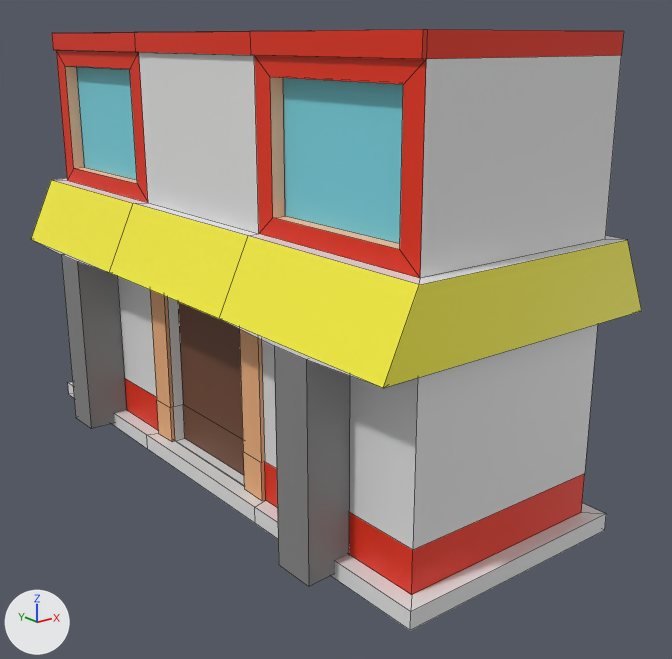
Renders of the FBX model Assets/Models/Buildings/Building20.fbx from each side of a commit.
One viewpoint serves both versions: a 50 mm lens placed at (-4.83, -12.52, 6.98), pointed at (4.58, -0.76, 2.28). The axes (+X, +Y, +Z) are drawn at lower left. The lights are the same throughout. Mesh edges are drawn as thin lines. Where no turn or scale is listed for an object, it has been applied to the vertices.

Names of what the first picture shows: 'Building20'.
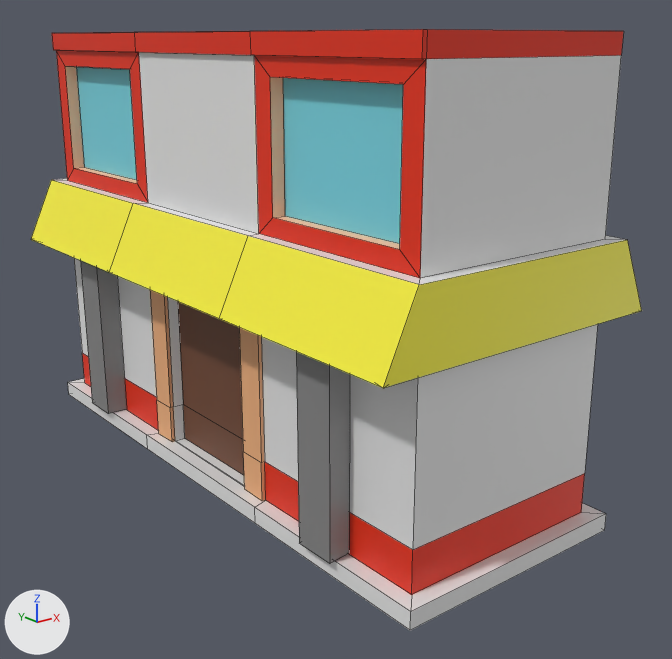
Boxes (x1, y1, x2, y2) around the edits, measured in the pictures (672 x 659 px; the box of a moved part takes in the faces that stretch with it):
```json
{"object": "Building20", "change": "reshaped, shading changed", "before": [31, 29, 642, 630], "after": [31, 29, 642, 630]}
{"part": 1, "of": "me_cube_030", "change": "moved or reshaped", "before": [33, 240, 127, 429], "after": [80, 260, 127, 414]}
{"part": 2, "of": "me_cube_030", "change": "moved or reshaped", "before": [227, 322, 377, 587], "after": [296, 351, 350, 564]}
{"part": 3, "of": "me_cube_030", "change": "shading changed", "before": [31, 29, 642, 630], "after": [31, 29, 642, 630]}
```

The change, as JSON lines over the scene's bpy script:
```json
{"block": "me_cube_030", "where": "me_cube_030.from_pydata(...)  # 144 vertices, 142 faces; spans x 1.73..6.7, y -5.22..5.23, z 0.0..7.21"}
{"block": "me_cube_030", "where": "# used by ob_building20; location = (0.0, 0.0, -0.14)"}
{"block": "me_cube_030", "change": "me_cube_030 part 1"}
{"op": "set", "path": "me_cube_030.vertices[98].co", "old": "(1.73, 3.07, 3.31)", "new": "(2.09, 3.07, 3.31)", "note": "pixel (77, 261) -> not seen"}
{"op": "set", "path": "me_cube_030.vertices[99].co", "old": "(1.73, 3.77, 3.31)", "new": "(2.09, 3.77, 3.31)", "note": "pixel (61, 254) -> not seen"}
{"op": "set", "path": "me_cube_030.vertices[104].co", "old": "(2.46, 3.05, 0.08)", "new": "(2.46, 3.05, 0.29)", "note": "not seen -> pixel (126, 409)"}
{"op": "set", "path": "me_cube_030.vertices[105].co", "old": "(2.46, 3.72, 0.08)", "new": "(2.46, 3.72, 0.29)"}
{"op": "set", "path": "me_cube_030.vertices[106].co", "old": "(1.73, 3.07, 0.08)", "new": "(2.09, 3.07, 0.29)", "note": "pixel (91, 428) -> pixel (108, 413)"}
{"op": "set", "path": "me_cube_030.vertices[107].co", "old": "(1.73, 3.77, 0.08)", "new": "(2.09, 3.77, 0.29)", "note": "pixel (75, 417) -> pixel (92, 402)"}
{"block": "me_cube_030", "change": "me_cube_030 part 2"}
{"op": "set", "path": "me_cube_030.vertices[101].co", "old": "(1.73, -3.74, 3.31)", "new": "(2.09, -3.74, 3.31)", "note": "pixel (306, 359) -> not seen"}
{"op": "set", "path": "me_cube_030.vertices[103].co", "old": "(1.73, -3.04, 3.31)", "new": "(2.09, -3.04, 3.31)", "note": "pixel (274, 345) -> not seen"}
{"op": "set", "path": "me_cube_030.vertices[108].co", "old": "(2.46, -3.7, 0.08)", "new": "(2.46, -3.7, 0.29)", "note": "not seen -> pixel (349, 553)"}
{"op": "set", "path": "me_cube_030.vertices[109].co", "old": "(1.73, -3.74, 0.08)", "new": "(2.09, -3.74, 0.29)", "note": "pixel (308, 586) -> pixel (329, 563)"}
{"op": "set", "path": "me_cube_030.vertices[110].co", "old": "(2.46, -3.03, 0.08)", "new": "(2.46, -3.03, 0.29)"}
{"op": "set", "path": "me_cube_030.vertices[111].co", "old": "(1.73, -3.04, 0.08)", "new": "(2.09, -3.04, 0.29)", "note": "pixel (278, 564) -> pixel (299, 543)"}
{"block": "me_cube_030", "change": "me_cube_030 part 3: edges marked sharp go from 194 to 196"}
```
